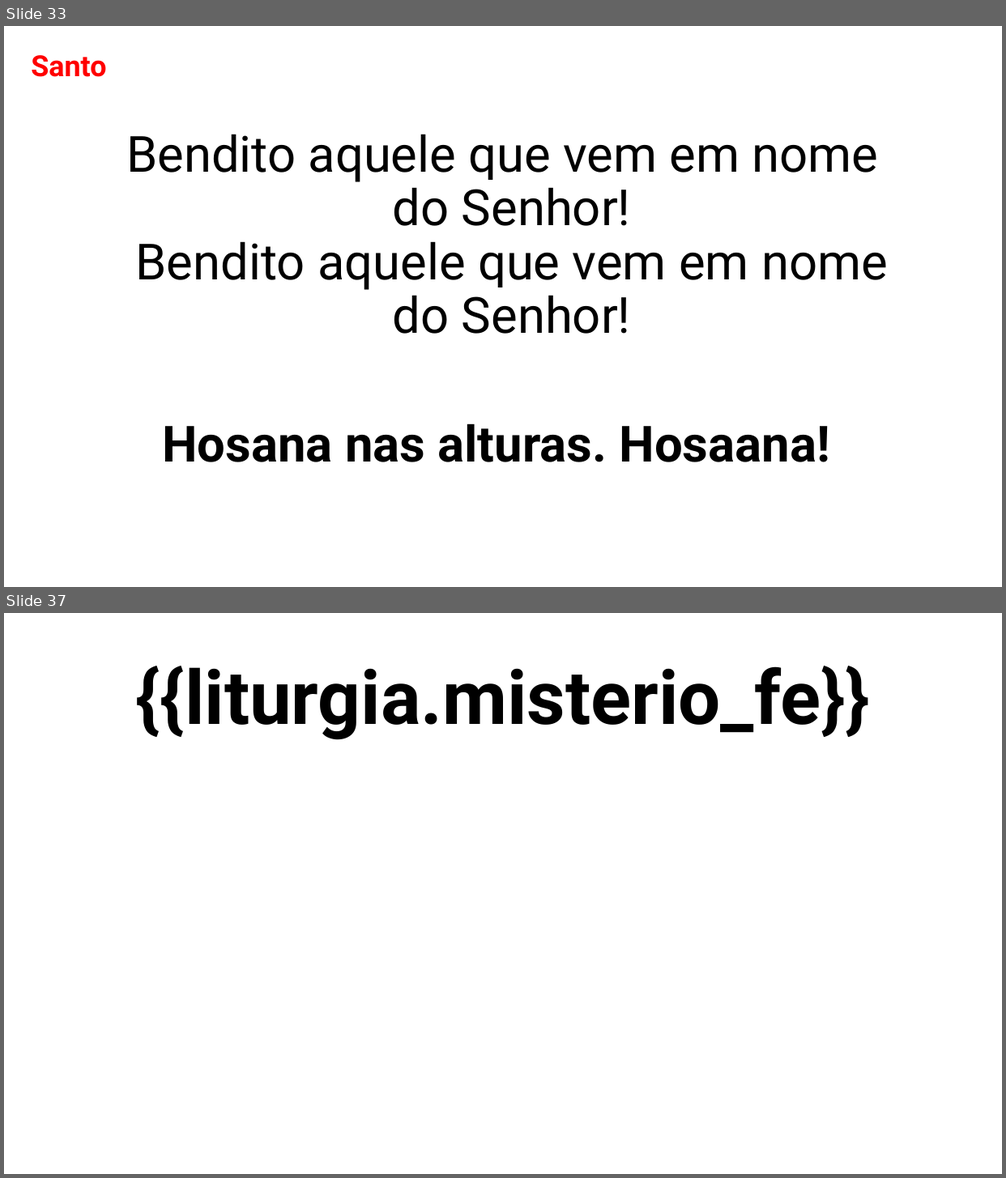
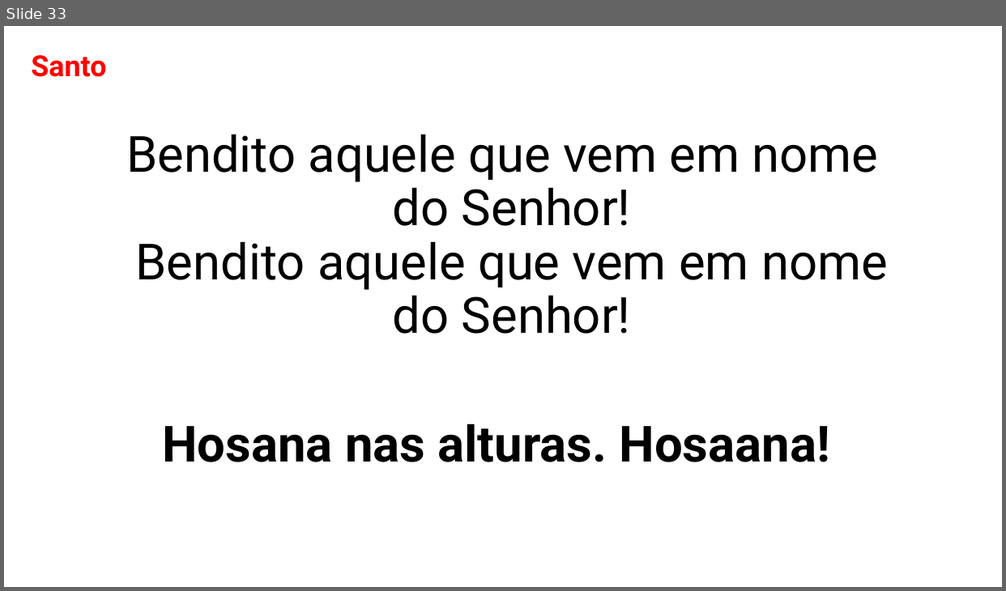
Before and after one commit to PHGodoyCosta/pallotti-slides, a slide deck: src/pallotti_slides/resources/template/mass_template.pptx. Shown one above the other, each under a label of ours: slides 33 and 37 before the commit, slide 33 after it; the slides between them are not shown. The pictures are 1006x1178 and 1006x591 pixels, drawn with LibreOffice and Linux fonts; fonts in the diff are those of the drawing. Boxes give left, top, right and bottom in pixels: in the first picture for what was removed or moved away, otherwise in the second. Text is boxed around its words. In the diff, an @@ line names an element or a change of style, - is before the commit and + after.

```diff
--- a/src/pallotti_slides/resources/template/mass_template.pptx
+++ b/src/pallotti_slides/resources/template/mass_template.pptx
@@ slide 37 removed at [4, 613, 1002, 1174], background #FFFFFF @@
@@ text removed at [135, 666, 870, 740] @@
-{{liturgia.misterio_fe}}
```
Also in this commit, not shown: 30 other slides removed, 20 other files.
